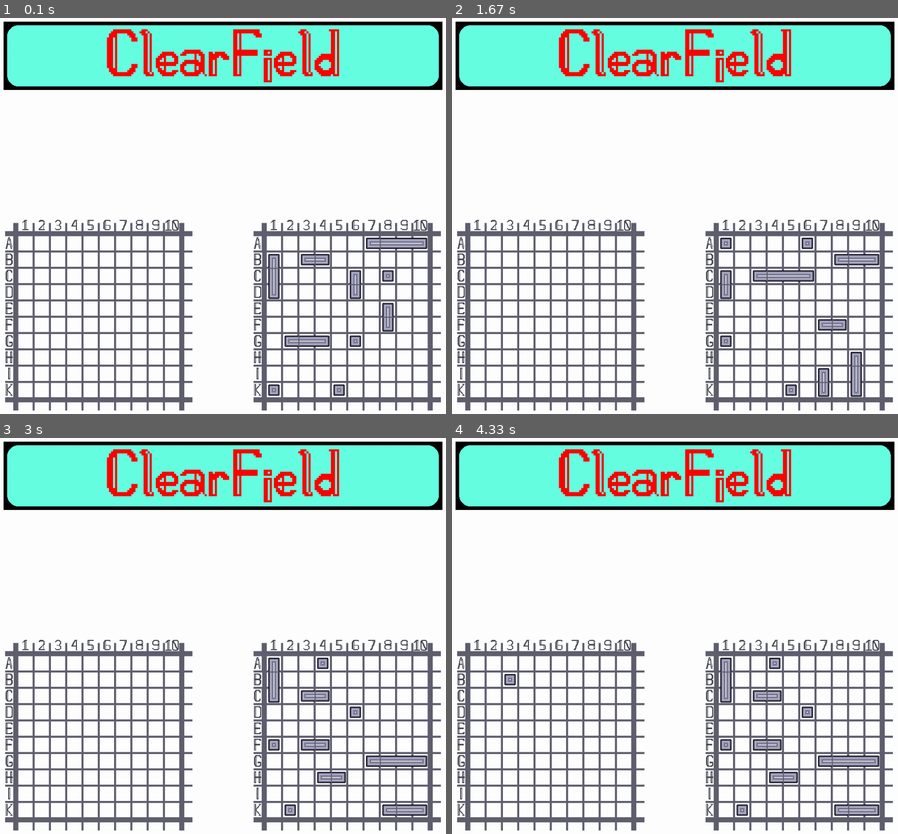
Above: before the commit, frames 1-4 (two rows, left to right).
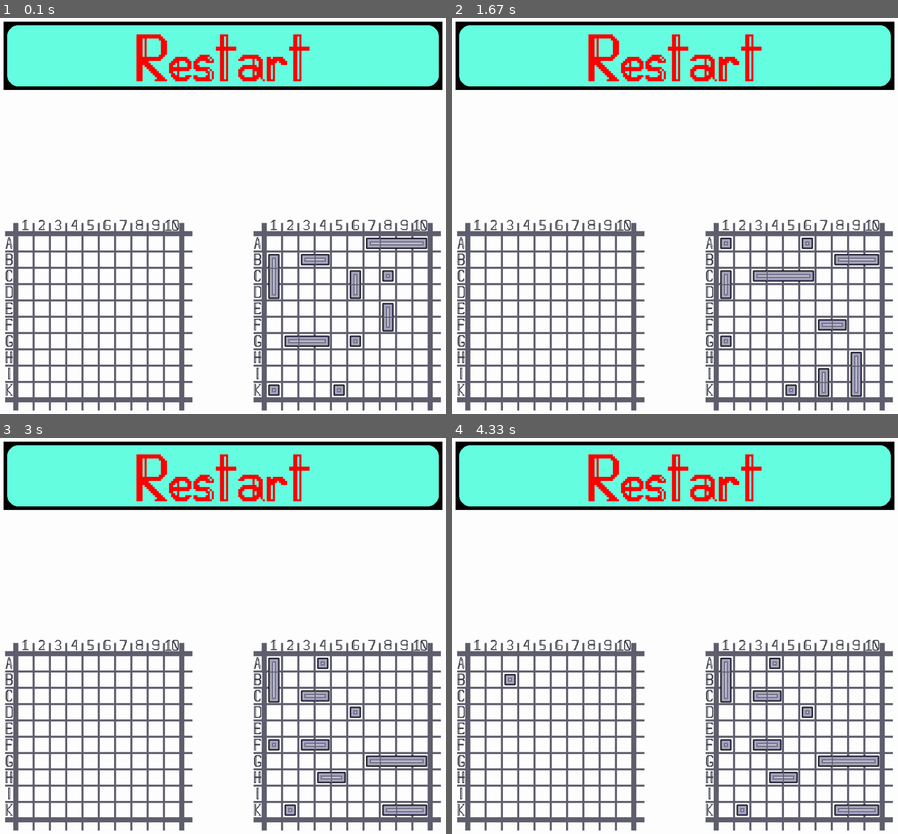
Above: after the commit, the same moments.

Repository: Alan-Bobrov/Battleship-with-pygame
Game: pygame game, started from game.py
Two runs of this game, one before a commit and one after it. Both use one fixed random seed, a clock stepped at 60 frames per second and the inputs below.
Inputs (mouse positions are in pixels of both pictures, inside the frame that each line leads up to):
- Up to frame 1 (0.1 s): no input
- Up to frame 2 (1.67 s): click (478, 243) at 0.38 s; click (675, 57) at 0.72 s; click (514, 330) at 1.05 s; click (536, 53) at 1.38 s
- Up to frame 3 (3 s): click (231, 489) at 1.72 s; click (223, 477) at 2.55 s; click (138, 493) at 2.88 s
- Up to frame 4 (4.33 s): click (505, 687) at 3.72 s

The runs differ from the first frame. In frame 1, 3.4% of the frame differs, in the area x 23-77%, y 2-17%; in frame 2, 3.4%; in frame 3, 3.4%; in frame 4, 3.4%.

Commit message:
Update game.py

Diff:
--- a/game.py
+++ b/game.py
@@ -42,7 +42,7 @@
         bot_field.pr_all(screen, print_ships=True)
 
         # put clear button on the screen
-        screen.blit(ClearImg, (0, 0))
+        screen.blit(RestartImg, (0, 0))
 
         for i in player_field.field:
             for j in i:
